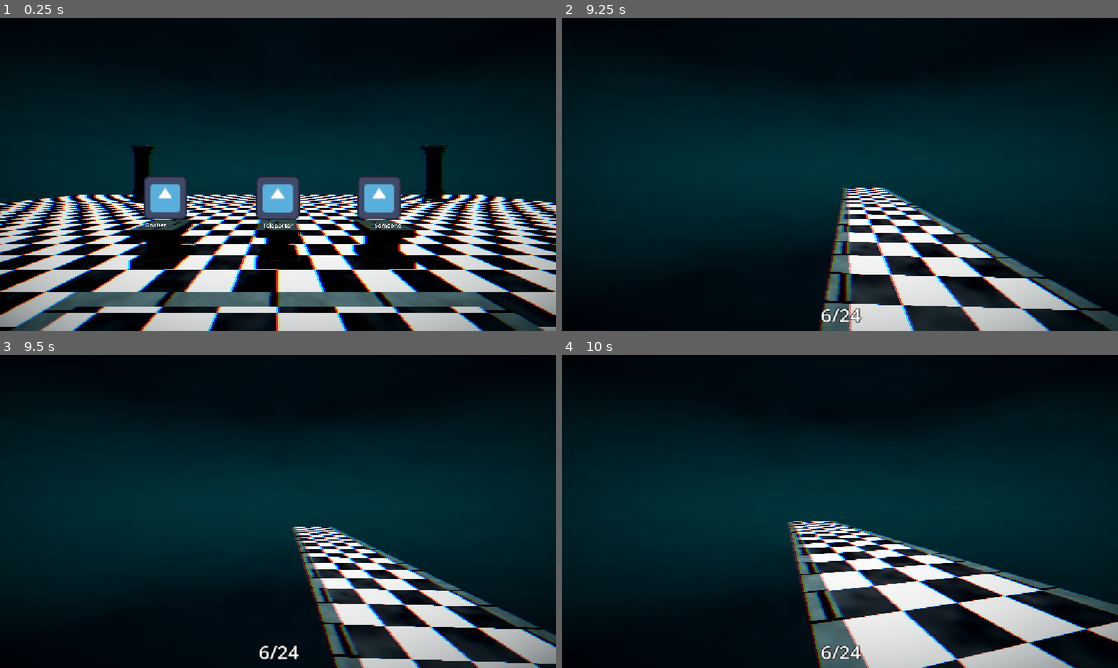
Above: before the commit, frames 1-4 (two rows, left to right).
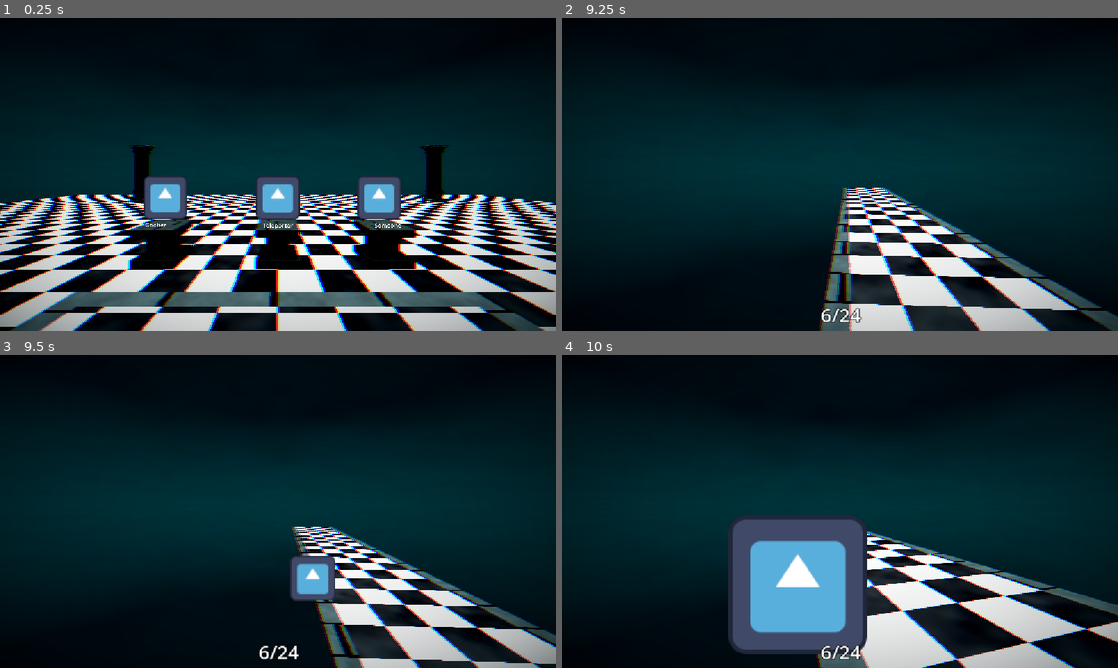
Above: after the commit, the same moments.

Repository: moonwavestudios/Voidscape
Game: Godot game, scene res://main.tscn
Two runs of this game, one before a commit and one after it. Both use one fixed random seed, a clock stepped at 60 frames per second and the inputs below. The engine's default icon, where the game draws it, is replaced by a stand-in: a white triangle on a blue panel in a dark square.
Inputs (mouse positions are in pixels of both pictures, inside the frame that each line leads up to):
- Up to frame 1 (0.25 s): no input
- Up to frame 2 (9.25 s): tap Enter (ui_accept) at 0.5, 0.77, 1.52, 3.02, 3.77, 4.52, 6.02, 6.77, 7.25, 7.52, 8, 9.02 s; move the mouse to (867, 174) at 0.52 s; hold Up (ui_up) 0.53-5.78 s; tap E (dash) every 1.5 s from 0.6 to 8.1 s; click (867, 174) at 0.67 s; tap F (interact) at 1.25, 1.35, 2.85, 4.35, 5.85, 7.35, 8.85 s; move the mouse to (812, 174) at 1.27 s; move the mouse to (851, 168) at 2.02 s; move the mouse to (834, 180) at 2.77 s; click (834, 180) at 2.92 s; move the mouse to (878, 177) at 3.52 s; move the mouse to (795, 171) at 4.27 s; move the mouse to (845, 174) at 5.02 s; click (845, 174) at 5.17 s; move the mouse to (817, 168) at 5.77 s; hold Right (ui_right) 5.78-6.53 s; move the mouse to (867, 174) at 6.52 s; hold Up (ui_up) 6.53-8.78 s; move the mouse to (812, 174) at 7.27 s; click (812, 174) at 7.42 s; move the mouse to (851, 168) at 8.02 s; move the mouse to (834, 180) at 8.77 s; hold Left (ui_left) from 8.78 s (still down)
- Up to frame 3 (9.5 s): keep holding Left (ui_left)
- Up to frame 4 (10 s): move the mouse to (878, 514) at 9.52 s; release Left (ui_left) at 9.53 s; hold Up (ui_up) from 9.53 s (still down); tap E (dash) at 9.6 s; click (878, 514) at 9.67 s; tap Enter (ui_accept) at 9.77 s

Frames 1-2 are identical in both runs. In frame 3, 1.1% of the frame differs, in the area x 52-61%, y 64-79%; in frame 4, 11%, in the area x 29-55%, y 51-96%.

Commit message:
teleporter works now

Diff:
--- a/scenes/threats/teleporter.tscn
+++ b/scenes/threats/teleporter.tscn
@@ -1,6 +1,7 @@
 [gd_scene format=3 uid="uid://bmp0ux25jyti6"]
 
 [ext_resource type="Texture2D" uid="uid://ebj54n3a0slk" path="res://icon.svg" id="1_hyub0"]
+[ext_resource type="Script" uid="uid://bnom77v8gc8xl" path="res://scripts/teleporter.gd" id="1_srlmw"]
 
 [sub_resource type="SpriteFrames" id="SpriteFrames_86q0k"]
 animations = [{
@@ -16,6 +17,7 @@
 [sub_resource type="QuadMesh" id="QuadMesh_srlmw"]
 
 [node name="Teleporter" type="Node3D" unique_id=1291582194]
+script = ExtResource("1_srlmw")
 
 [node name="AnimatedSprite3D" type="AnimatedSprite3D" parent="." unique_id=45399566]
 billboard = 1
--- a/scripts/game.gd
+++ b/scripts/game.gd
@@ -40,6 +40,7 @@
 var threat_scenes = {
 	"Bell" = preload("res://scenes/threats/bell.tscn"),
 	"Horse" = preload("res://scenes/threats/horse.tscn"),
+	"Teleporter" = preload("res://scenes/threats/teleporter.tscn")
 }
 
 func seeded_pick_random(array: Array):
--- /dev/null
+++ b/scripts/teleporter.gd
@@ -0,0 +1,42 @@
+extends Node3D
+
+var teleport_timer: float = 0.0
+var teleport_interval: float = 8.0
+var teleport_radius_min: float = 5.0
+var teleport_radius_max: float = 15.0
+var forward_arc: float = 0.6
+var move_speed: float = 2.0
+
+func _process(delta: float) -> void:
+	teleport_timer += delta
+	if teleport_timer >= teleport_interval:
+		teleport_timer = 0.0
+		_teleport_near_player()
+	_move_towards_player(delta)
+
+func _teleport_near_player() -> void:
+	var players = get_tree().get_nodes_in_group("player")
+	if players.is_empty():
+		return
+
+	var player = players[0]
+	var player_forward = -player.global_transform.basis.z
+
+	var random_angle = randf_range(-forward_arc, forward_arc)
+	var rotated_dir = player_forward.rotated(Vector3.UP, random_angle)
+
+	var distance = randf_range(teleport_radius_min, teleport_radius_max)
+	var offset = rotated_dir * distance
+	offset.y = randf_range(-2.0, 4.0)
+
+	global_position = player.global_position + offset
+	#$Appear.play()
+
+func _move_towards_player(delta: float) -> void:
+	var players = get_tree().get_nodes_in_group("player")
+	if players.is_empty():
+		return
+
+	var player = players[0]
+	var direction = (player.global_position - global_position).normalized()
+	global_position += direction * move_speed * delta
Not shown, added: scripts/teleporter.gd.uid
